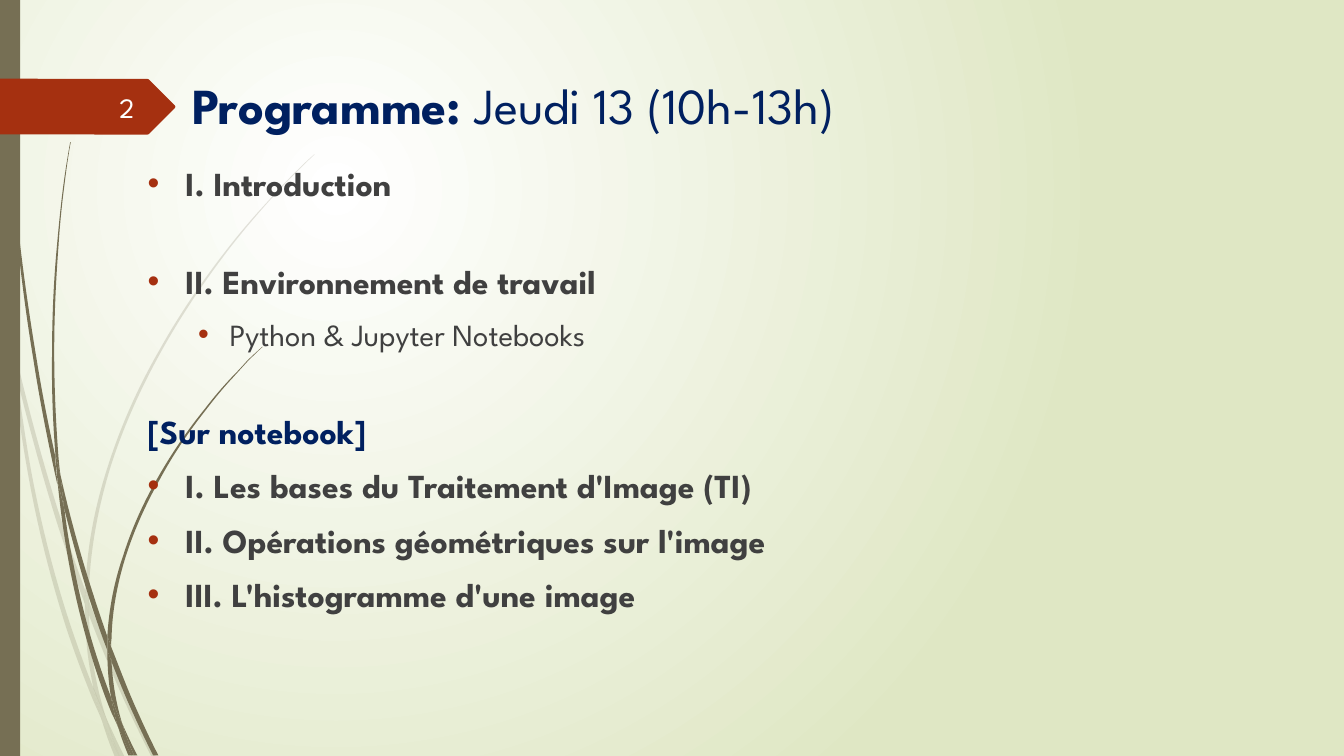
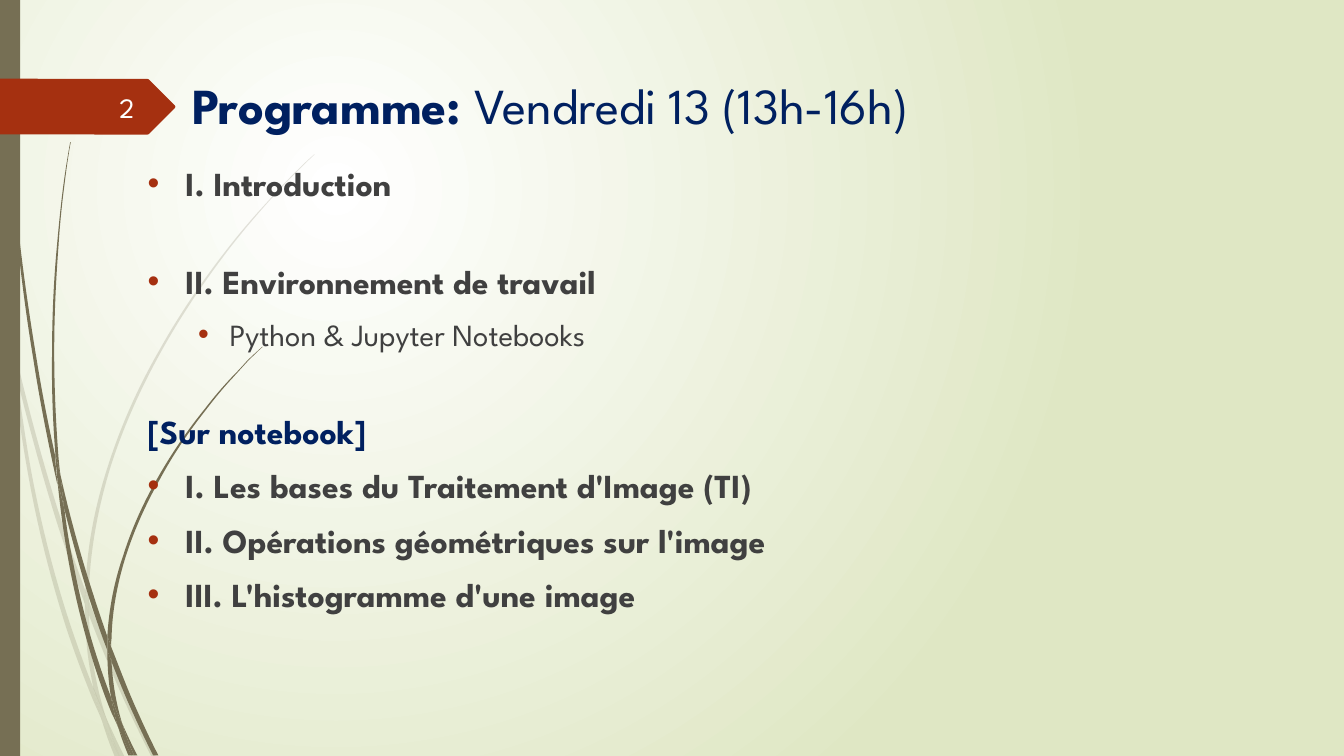
Before and after one commit to ma-riviere/IP101, a slide deck: slide 2 of Image Processing 101.pptx. Drawn at 1344x756 pixels with LibreOffice and Linux fonts; fonts in the diff are those of the drawing. Boxes give left, top, right and bottom in pixels: in the first picture for what was removed or moved away, otherwise in the second. Text is boxed around its words. In the diff, an @@ line names an element or a change of style, - is before the commit and + after.

```diff
--- a/Image Processing 101.pptx
+++ b/Image Processing 101.pptx
@@ title at (x1=192, y1=89, x2=909, y2=135): text changed @@
-Programme: Jeudi 13 (10h-13h)
+Programme: Vendredi 13 (13h-16h)
```
Also in this commit, not shown: 7 other slides changed, 17 other files.
